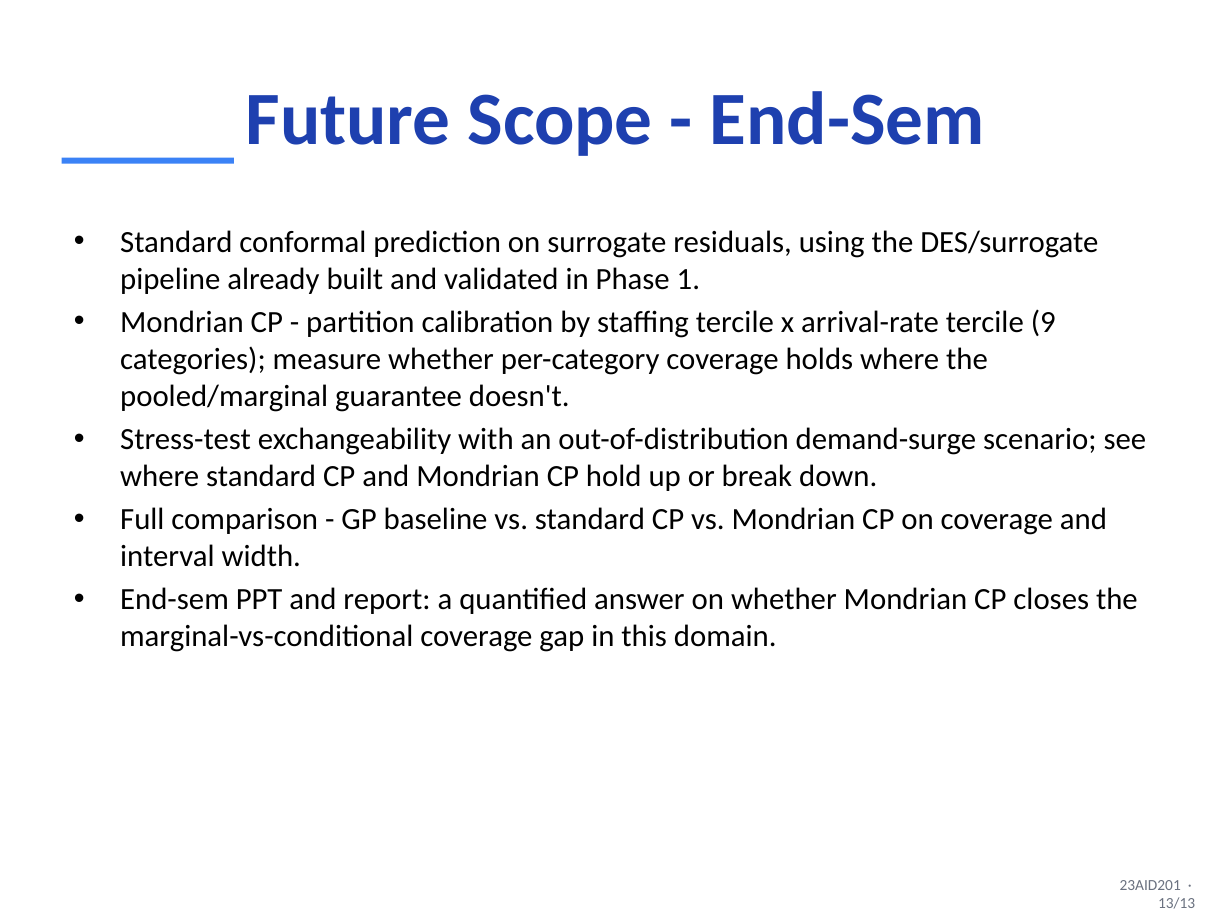
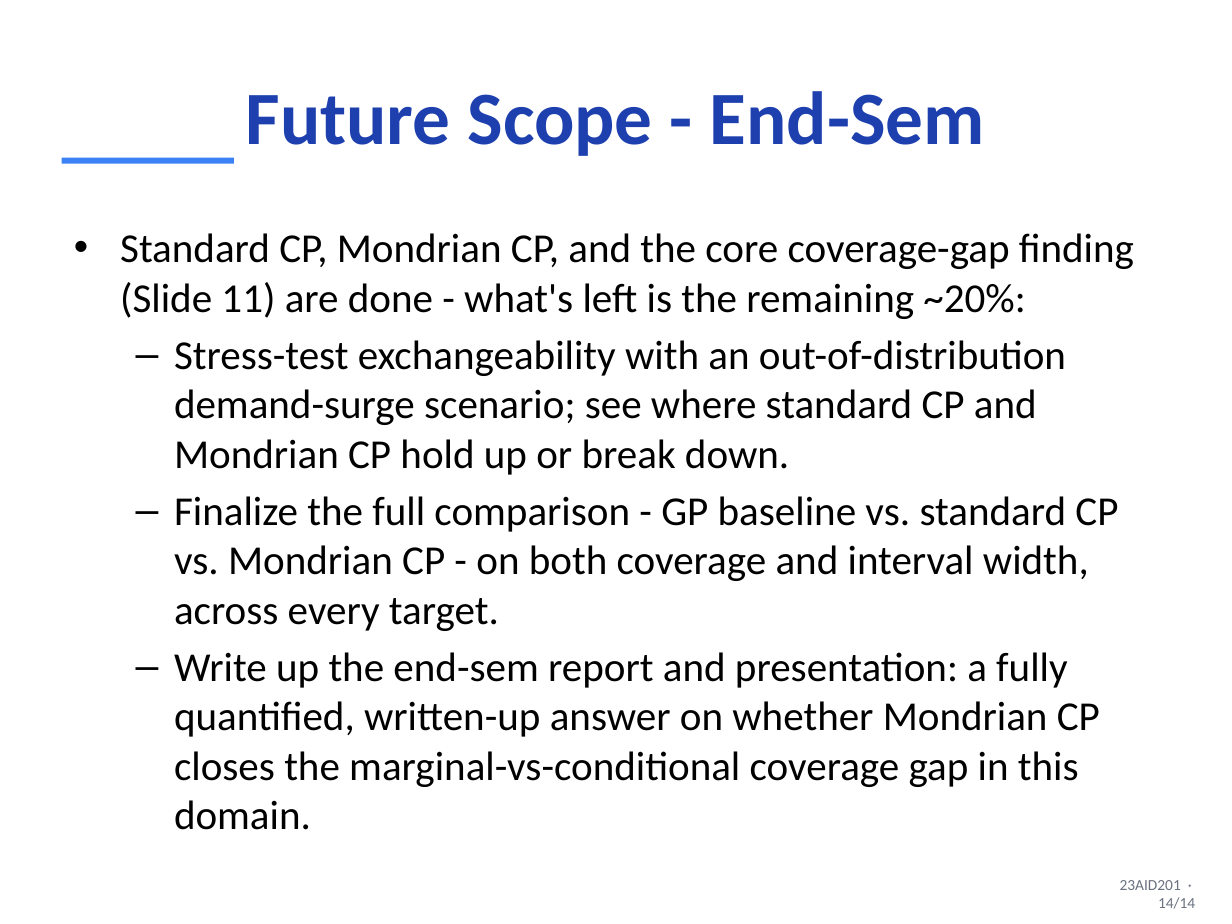
Before and after one commit to DUNE-ODYSSEY/Mondrian-Conformal-Prediction-On-Discrete-Event-Simulation, a slide deck: slide 14 of slides/mid_sem_presentation.pptx (slide 13 before the commit). Drawn at 1232x924 pixels with LibreOffice and Linux fonts; fonts in the diff are those of the drawing. Boxes give left, top, right and bottom in pixels: in the first picture for what was removed or moved away, otherwise in the second. Text is boxed around its words. In the diff, an @@ line names an element or a change of style, - is before the commit and + after.

```diff
--- a/slides/mid_sem_presentation.pptx
+++ b/slides/mid_sem_presentation.pptx
@@ text at (120,233,1134,319): text changed; size 18 to 24 pt @@
-• Standard conformal prediction on surrogate residuals, using the DES/surrogate pipeline already built and validated in Phase 1.
-• Mondrian CP - partition calibration by staffing tercile x arrival-rate tercile (9 categories); measure whether per-category coverage holds where the pooled/marginal guarantee doesn't.
+• Standard CP, Mondrian CP, and the core coverage-gap finding (Slide 11) are done - what's left is the remaining ~20%:
@@ text at (174,340,1066,475): size 18 to 24 pt in "Stress-test exchangeability with an out-of-distribution dema ..."; bullet • to –; list level 1 to 2 in "Stress-test exchangeability with an out-of-distribution ..." @@
@@ text at (174,496,1118,830): text changed; size 18 to 24 pt @@
-• Full comparison - GP baseline vs. standard CP vs. Mondrian CP on coverage and interval width.
-• End-sem PPT and report: a quantified answer on whether Mondrian CP closes the marginal-vs-conditional coverage gap in this domain.
+  – Finalize the full comparison - GP baseline vs. standard CP vs. Mondrian CP - on both coverage and interval width, across every target.
+  – Write up the end-sem report and presentation: a fully quantified, written-up answer on whether Mondrian CP closes the marginal-vs-conditional coverage gap in this domain.
@@ text at (1120,880,1195,909): text changed @@
-23AID201 · 13/13
+23AID201 · 14/14
```
Also in this commit, not shown: 11 other slides changed, 1 slide added, 1 other file.
